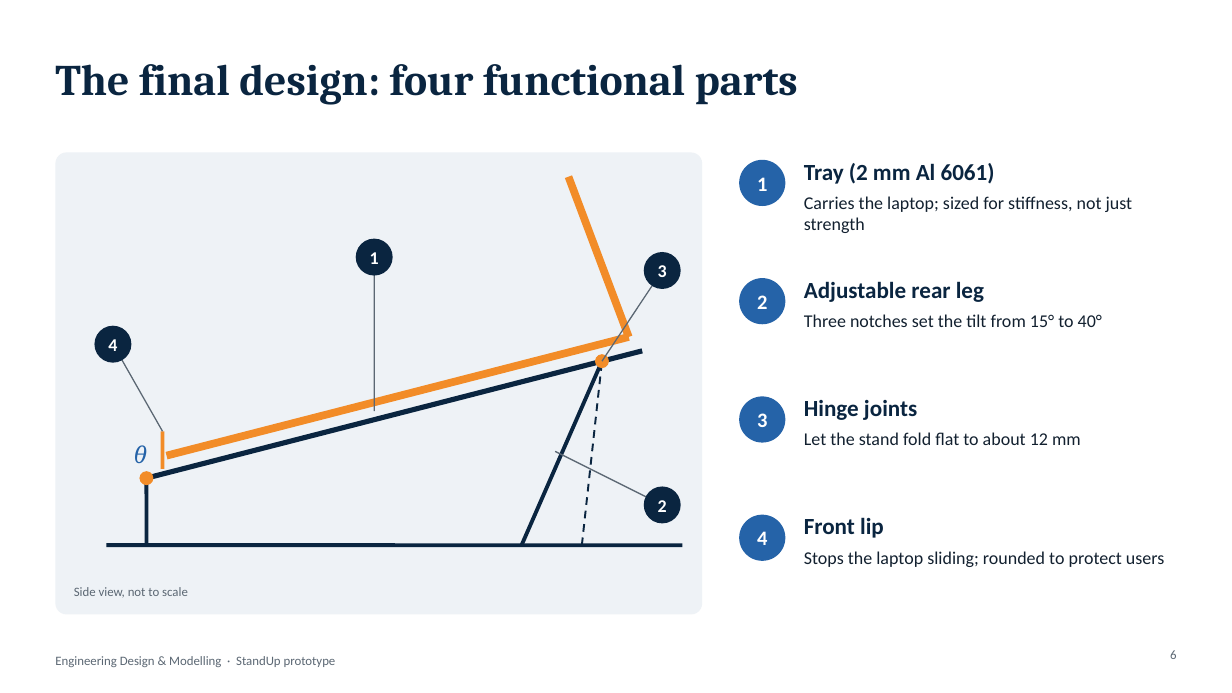
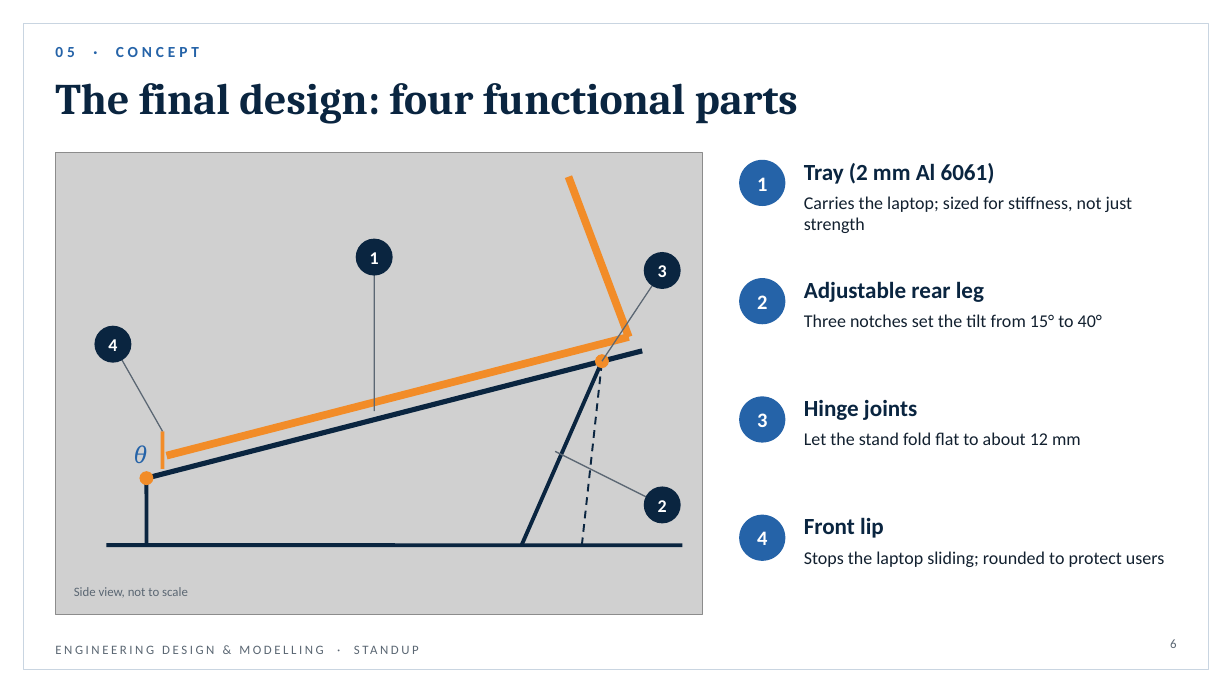
Before and after one commit to shrestha-droid/borepro, a slide deck: slide 6 of EngDesign_Prototype_Showcase.pptx. Drawn at 1232x693 pixels with LibreOffice and Linux fonts; fonts in the diff are those of the drawing; grey boxes stand for pictures. Boxes give left, top, right and bottom in pixels: in the first picture for what was removed or moved away, otherwise in the second. Text is boxed around its words. In the diff, an @@ line names an element or a change of style, - is before the commit and + after.

```diff
--- a/EngDesign_Prototype_Showcase.pptx
+++ b/EngDesign_Prototype_Showcase.pptx
@@ rectangle added at (23, 23, 1209, 670), outline #C9D5E1 0.75 pt @@
@@ text added at (55, 47, 199, 57), 12 pt, text #2563A8, bold @@
+05 · CONCEPT
@@ title "The final design: four functional ...": place and size @@
-title "The final design: four functional ..." at (55, 64, 798, 105)
+title "The final design: four functional ..." at (55, 83, 798, 124)
@@ rounded rectangle removed at (55, 152, 702, 615) @@
@@ picture added at (55, 152, 702, 615) @@
@@ text at (55, 645, 323, 654): text changed @@
-Engineering Design & Modelling · StandUp prototype
+ENGINEERING DESIGN & MODELLING · STANDUP
@@ page number: place and size @@
-page number at (1170, 650, 1176, 659)
+page number at (1170, 639, 1176, 648)
```
Also in this commit, not shown: 13 other slides changed.
